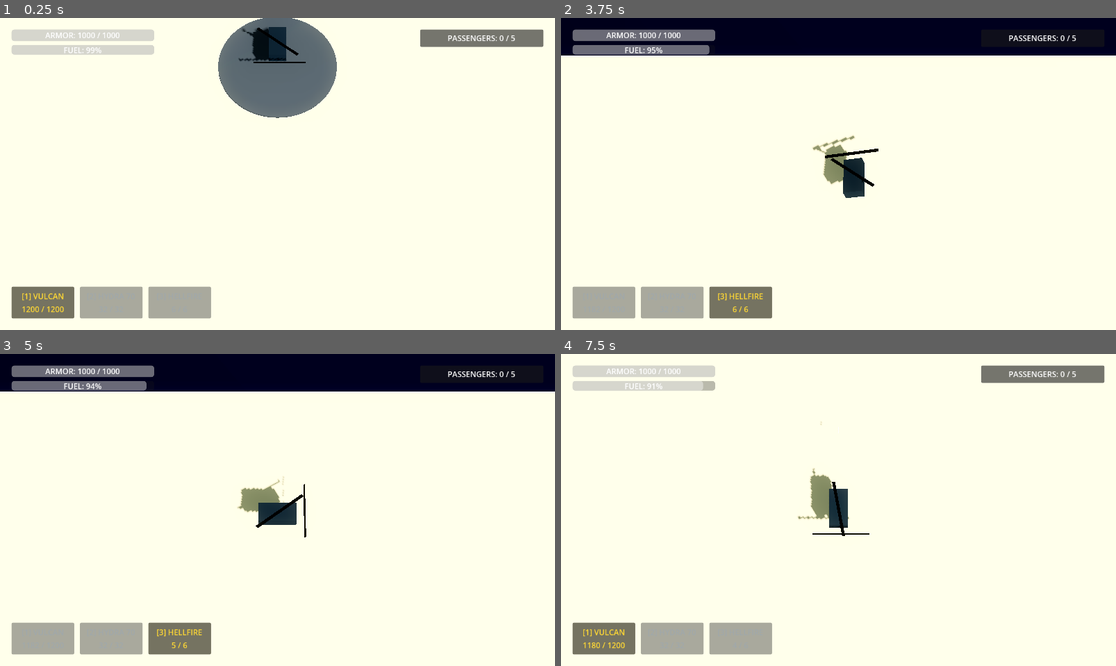
Above: before the commit, frames 1-4 (two rows, left to right).
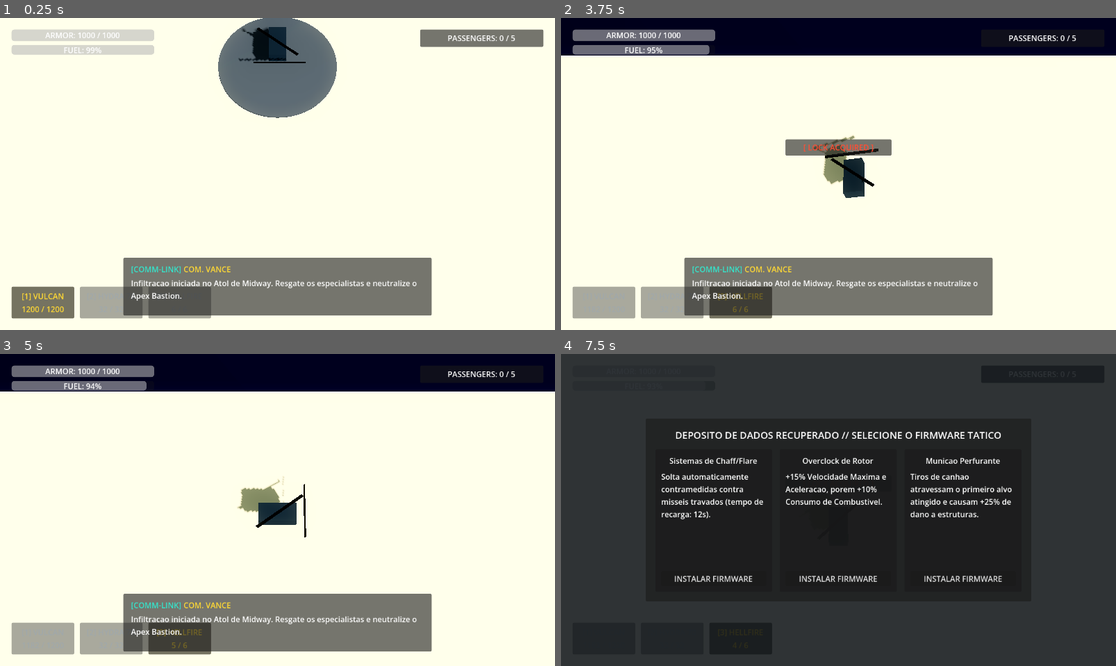
Above: after the commit, the same moments.

Repository: alexcamargos/BlackoutStrike
Game: Godot game, scene res://scenes/core/mission_01_midway.tscn
Two runs of this game, one before a commit and one after it. Both use one fixed random seed, a clock stepped at 60 frames per second and the inputs below. This scene is started directly instead of the project's main scene.
Inputs (mouse positions are in pixels of both pictures, inside the frame that each line leads up to):
- Up to frame 1 (0.25 s): no input
- Up to frame 2 (3.75 s): tap Enter at 0.5 s; move the mouse to (960, 158) at 0.52 s; press the mouse at (960, 158) at 0.53 s; hold D (move_east) 0.53-1.25 s; release the mouse at (960, 158) at 1.25 s; drag from (727, 189) to (810, 236) at 1.27 s; move the mouse to (894, 105) at 2.02 s; hold D (move_east) 2.03-2.75 s; tap 1 (weapon_slot_1) at 2.1 s; drag from (810, 236) to (672, 127) at 2.77 s; move the mouse to (1005, 220) at 3.52 s; hold A (move_west) from 3.53 s (still down); tap 3 (weapon_slot_3) at 3.6 s
- Up to frame 3 (5 s): release A (move_west) at 4.25 s; drag from (111, 463) to (194, 432) at 4.27 s
- Up to frame 4 (7.5 s): move the mouse to (866, 510) at 5.02 s; hold S (move_south) 5.03-5.75 s; tap Ctrl at 5.1 s; click (866, 510) at 5.17 s; drag from (755, 432) to (727, 525) at 5.77 s; move the mouse to (960, 494) at 6.52 s; hold W (move_north) 6.53-7.25 s; tap Q (weapon_cycle_next) at 6.6 s; drag from (727, 525) to (810, 572) at 7.27 s

The runs differ from the first frame. In frame 1, 10% of the frame differs, in the area x 22-78%, y 76-96%; in frame 2, 11%; in frame 3, 10%; in frame 4, 99%, in the area x 0-100%, y 0-100%.

Commit message:
feat(mission): implementar orquestrador de midway e caixa de radio

Diff:
--- /dev/null
+++ b/scenes/core/mission_01_midway.gd
@@ -0,0 +1,175 @@
+## Orquestrador de missao e eventos de combate para o Atol de Midway.
+##
+## Gerencia o ciclo de vida da Missao 1, conectando o SpawnDirector, telemetria
+## do helicóptero, transmicoes de radio militar e condicoes de vitoria e derrota.
+class_name Mission01Midway
+extends Node3D
+
+## Sinal emitido quando a inicializacao da missao estiver concluida.
+signal mission_ready()
+
+## Referencias aos nós principais da missao.
+@onready var spawn_director: SpawnDirector = $SpawnDirector
+@onready var player_helicopter: PlayerHelicopter = $ActiveEntities/PlayerHelicopter
+@onready var boss: BossApexBastion = get_node_or_null("ActiveEntities/Enemies/BossApexBastion") as BossApexBastion
+
+
+## Inicializa a incursao, vincula referencias taticas e transmite ordens de combate.
+##
+## Args:
+##     Nenhum.
+##
+## Returns:
+##     void
+##
+## Raises:
+##     Nenhuma excecao levantada.
+func _ready() -> void:
+	if GameState != null:
+		GameState.start_new_run()
+
+	if spawn_director != null and player_helicopter != null:
+		spawn_director.player_ref = player_helicopter
+
+	_connect_event_bus_signals()
+
+	# Transmissao inicial de radio militar
+	if EventBus != null:
+		EventBus.radio_transmission_requested.emit(
+			"vance",
+			"COM. VANCE",
+			"Infiltracao iniciada no Atol de Midway. Resgate os especialistas e neutralize o Apex Bastion.",
+			5.0
+		)
+
+	mission_ready.emit()
+
+
+## Conecta aos sinais globais do EventBus para emitir radio chatter reativo.
+##
+## Args:
+##     Nenhum.
+##
+## Returns:
+##     void
+##
+## Raises:
+##     Nenhuma excecao levantada.
+func _connect_event_bus_signals() -> void:
+	if EventBus == null:
+		return
+
+	if not EventBus.shelter_destroyed.is_connected(_on_shelter_destroyed):
+		EventBus.shelter_destroyed.connect(_on_shelter_destroyed)
+
+	if not EventBus.civilian_extracted.is_connected(_on_civilian_extracted):
+		EventBus.civilian_extracted.connect(_on_civilian_extracted)
+
+	if not EventBus.boss_phase_changed.is_connected(_on_boss_phase_changed):
+		EventBus.boss_phase_changed.connect(_on_boss_phase_changed)
+
+	if not EventBus.boss_defeated.is_connected(_on_boss_defeated):
+		EventBus.boss_defeated.connect(_on_boss_defeated)
+
+	if not EventBus.player_died.is_connected(_on_player_died):
+		EventBus.player_died.connect(_on_player_died)
+
+
+## Callback acionado na destruicao de um abrigo blindado.
+##
+## Args:
+##     _pos (Vector3): Coordenadas do colapso.
+##     _count (int): Quantidade de civis liberados no solo.
+##
+## Returns:
+##     void
+##
+## Raises:
+##     Nenhuma excecao levantada.
+func _on_shelter_destroyed(_pos: Vector3, _count: int) -> void:
+	if EventBus != null:
+		EventBus.radio_transmission_requested.emit(
+			"ruiz",
+			"ENG. CHEFE RUIZ",
+			"Estrutura do abrigo colapsou! Civis expostos no solo, cuidado com o fogo cruzado!",
+			4.0
+		)
+
+
+## Callback acionado quando civis sao desembarcados no heliponto da base.
+##
+## Args:
+##     total_rescued (int): Total acumulado de especialistas resgatados.
+##
+## Returns:
+##     void
+##
+## Raises:
+##     Nenhuma excecao levantada.
+func _on_civilian_extracted(total_rescued: int) -> void:
+	if EventBus != null:
+		EventBus.radio_transmission_requested.emit(
+			"vance",
+			"COM. VANCE",
+			"Especialistas resgatados com sucesso (%d). Fichas de pessoal creditadas." % total_rescued,
+			3.5
+		)
+
+
+## Callback acionado na transicao de fases do chefe Apex Bastion.
+##
+## Args:
+##     boss_name (String): Identificador do chefe.
+##     phase_index (int): Indice da nova fase de combate.
+##
+## Returns:
+##     void
+##
+## Raises:
+##     Nenhuma excecao levantada.
+func _on_boss_phase_changed(boss_name: String, phase_index: int) -> void:
+	if phase_index == 2 and EventBus != null:
+		EventBus.radio_transmission_requested.emit(
+			"apex_net",
+			"APEXNET",
+			"Alerta: Blindagem do reator comprometida. Ativando baterias CIWS e salvas de misseis.",
+			4.5
+		)
+
+
+## Callback acionado na vitoria sobre o chefe.
+##
+## Args:
+##     boss_name (String): Identificador do chefe derrotado.
+##
+## Returns:
+##     void
+##
+## Raises:
+##     Nenhuma excecao levantada.
+func _on_boss_defeated(boss_name: String) -> void:
+	if EventBus != null:
+		EventBus.radio_transmission_requested.emit(
+			"vance",
+			"COM. VANCE",
+			"%s afundado! Ameaca costeira neutralizada. Missao cumprida, Mohawk III!" % boss_name,
+			5.0
+		)
+
+
+## Callback acionado na queda da aeronave do jogador.
+##
+## Args:
+##     cause (String): Motivo da perda da aeronave.
+##
+## Returns:
+##     void
+##
+## Raises:
+##     Nenhuma excecao levantada.
+func _on_player_died(cause: String) -> void:
+	if EventBus != null:
+		var message: String = "Sinal do Mohawk III perdido! Abortar incursao."
+		if cause == "fuel_exhaustion":
+			message = "Pane seca confirmada. Mohawk III colidiu no oceano. Missao abortada."
+		EventBus.radio_transmission_requested.emit("vance", "COM. VANCE", message, 4.5)
--- a/scenes/core/mission_01_midway.tscn
+++ b/scenes/core/mission_01_midway.tscn
@@ -9,6 +9,8 @@
 [ext_resource type="PackedScene" uid="uid://tactical_camera_scene_01" path="res://scenes/core/tactical_camera.tscn" id="7_cam"]
 [ext_resource type="PackedScene" uid="uid://hud_ui_main_01" path="res://scenes/ui/hud.tscn" id="8_hud"]
 [ext_resource type="PackedScene" uid="uid://boon_selection_ui_01" path="res://scenes/roguelite/boon_selection_ui.tscn" id="9_boon_ui"]
+[ext_resource type="PackedScene" uid="uid://radio_box_ui_01" path="res://scenes/ui/radio_transmission_box.tscn" id="10_radio"]
+[ext_resource type="Script" path="res://scenes/core/mission_01_midway.gd" id="11_mission"]
 
 [sub_resource type="ShaderMaterial" id="ShaderMaterial_ocean"]
 render_priority = 0
@@ -41,6 +43,7 @@
 size = Vector3(260, 2, 260)
 
 [node name="Mission_01_Midway" type="Node3D"]
+script = ExtResource("11_mission")
 
 [node name="WorldEnvironment" type="WorldEnvironment" parent="."]
 environment = ExtResource("1_env")
@@ -68,6 +71,7 @@
 
 [node name="SpawnDirector" type="Node3D" parent="." node_paths=PackedStringArray("enemies_container", "shelters_container", "crates_container")]
 script = ExtResource("3_director")
+auto_spawn_on_ready = true
 enemies_container = NodePath("../ActiveEntities/Enemies")
 shelters_container = NodePath("../ActiveEntities/Civilians")
 crates_container = NodePath("../ActiveEntities/Enemies")
@@ -158,3 +162,5 @@
 
 [node name="BoonSelectionModal" parent="CanvasLayer_UI" instance=ExtResource("9_boon_ui")]
 visible = false
+
+[node name="RadioTransmissionBox" parent="CanvasLayer_UI" instance=ExtResource("10_radio")]
--- a/tests/unit/test_hud_and_radio.gd
+++ b/tests/unit/test_hud_and_radio.gd
@@ -82,3 +82,24 @@
 	# Simula decorrencia de tempo superior a duracao (1.5s)
 	radio_box._process(1.6)
 	assert_false(radio_box.visible, "A caixa de radio deve auto-ocultar-se apos esgotar a duracao.")
+
+
+const Mission01MidwayScript = preload("res://scenes/core/mission_01_midway.gd")
+
+
+func test_mission_01_midway_ui_hierarchy_and_orchestrator() -> void:
+	var mission_scene: PackedScene = load("res://scenes/core/mission_01_midway.tscn")
+	assert_not_null(mission_scene, "A cena mission_01_midway.tscn deve existir e carregar sem erros.")
+
+	var mission_node: Node = mission_scene.instantiate()
+	add_child_autofree(mission_node)
+
+	assert_true(mission_node.get_script() == Mission01MidwayScript, "O no raiz de Midway deve possuir o script Mission01Midway.")
+
+	var radio_box_instance: Node = mission_node.get_node_or_null("CanvasLayer_UI/RadioTransmissionBox")
+	assert_not_null(radio_box_instance, "CanvasLayer_UI deve conter a instancia da RadioTransmissionBox.")
+	assert_true(radio_box_instance is RadioTransmissionBox, "A instancia deve ser do tipo RadioTransmissionBox.")
+
+	var director_instance: SpawnDirector = mission_node.get_node_or_null("SpawnDirector") as SpawnDirector
+	assert_not_null(director_instance, "SpawnDirector deve existir na cena da missao.")
+	assert_true(director_instance.auto_spawn_on_ready, "SpawnDirector deve estar com auto_spawn_on_ready = true na missao.")
Not shown: 1 places in scenes/core/mission_01_midway.tscn that only renumber resources
